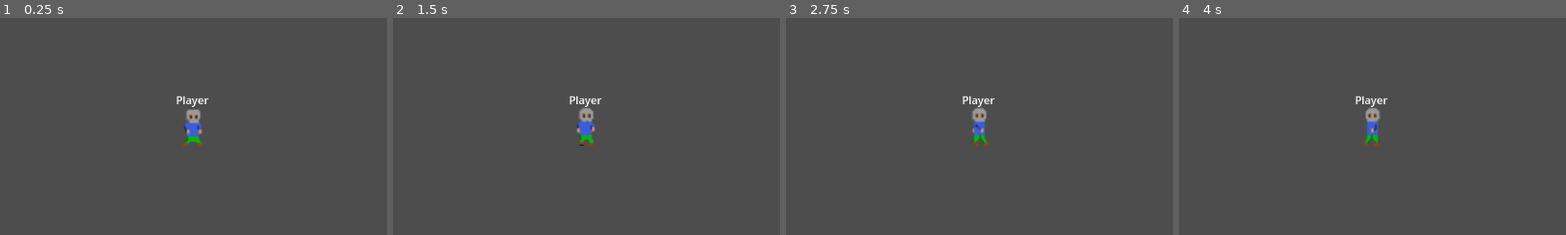
Above: before the commit, frames 1-4 (left to right).
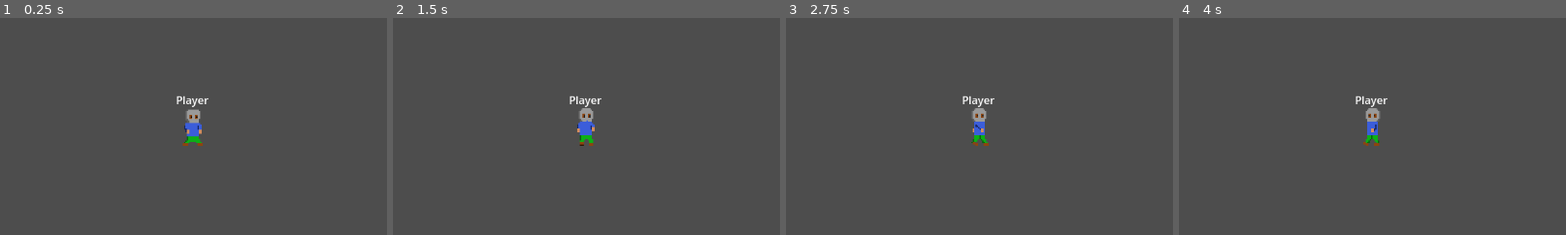
Above: after the commit, the same moments.

Repository: timjbruce/godotbitesized_player
Game: Godot game, scene res://Player/Player.tscn
Same seed, same stepped clock (60 frames per second), same inputs: the game is played once before the commit and once after it. The project has no main scene, so this scene is started directly.
Inputs:
- Up to frame 1 (0.25 s): no input
- Up to frame 2 (1.5 s): tap Enter at 0.5 s; hold Right (right) 0.53-1.28 s; tap Space at 1.25 s; hold Down (down) from 1.28 s (still down)
- Up to frame 3 (2.75 s): tap Enter at 2 s; release Down (down) at 2.03 s; hold Right (right) from 2.03 s (still down)
- Up to frame 4 (4 s): tap Space at 2.75 s; release Right (right) at 2.78 s; hold Up (up) 2.78-3.53 s; tap Enter at 3.5 s; hold Left (left) from 3.53 s (still down)
The pictures show only the part of the screen within x 25-75%, y 25-75%; the shares and areas given below are measured in that part.

The runs differ from the first frame. In frame 1, less than 0.1% of the frame differs, in the area x 47-53%, y 42-59%; in frame 2, 0.1%; in frame 3, 0.1%; in frame 4, 0.1%.

Commit message:
Added initialize to player, removed layers and masks. Also, fixed item with Texture Filter.

Diff:
--- a/Player/Player.tscn
+++ b/Player/Player.tscn
@@ -152,15 +152,16 @@
 size = Vector2(24, 57)
 
 [node name="Player" type="CharacterBody2D"]
+collision_layer = 0
+collision_mask = 0
 script = ExtResource("1_8g4oa")
 
 [node name="AnimatedSprite2D" type="AnimatedSprite2D" parent="."]
+texture_filter = 1
 position = Vector2(0, -1)
 scale = Vector2(2, 2)
 sprite_frames = SubResource("SpriteFrames_yifbt")
-animation = &"walk"
-frame = 2
-frame_progress = 0.29324782
+animation = &"down"
 
 [node name="CollisionShape2D" type="CollisionShape2D" parent="."]
 position = Vector2(2, 4.5)
--- a/Player/player.gd
+++ b/Player/player.gd
@@ -1,19 +1,29 @@
 extends CharacterBody2D
 class_name player_2d_body
 
-var SPEED = 600
+@export var speed: int = 600
+
+
+func initialize(inc_name: String, inc_speed: int, inc_layers: Array[int], inc_mask: Array[int]) -> void:
+	name = inc_name
+	speed = inc_speed
+	for layer in inc_layers:
+		set_collision_layer_value(layer, true)
+	for mask in inc_mask:
+		set_collision_mask_value(mask, true)
+
 
 func _process(_delta: float) -> void:
 	var x_direction: float = Input.get_axis("left", "right")
 	var y_direction: float = Input.get_axis("up", "down")
 	if x_direction:
-		velocity.x = x_direction * SPEED
+		velocity.x = x_direction * speed
 	else:
-		velocity.x = move_toward(velocity.x, 0, SPEED)
+		velocity.x = move_toward(velocity.x, 0, speed)
 	if y_direction:
-		velocity.y = y_direction * SPEED
+		velocity.y = y_direction * speed
 	else:
-		velocity.y = move_toward(velocity.y, 0, SPEED)
+		velocity.y = move_toward(velocity.y, 0, speed)
 
 	if velocity.x != 0:
 		$AnimatedSprite2D.animation = "walk"
--- a/project.godot
+++ b/project.godot
@@ -1,3 +1,11 @@
+; Engine configuration file.
+; It's best edited using the editor UI and not directly,
+; since the parameters that go here are not all obvious.
+;
+; Format:
+;   [section] ; section goes between []
+;   param=value ; assign values to parameters
+
 config_version=5
 
 [application]
Binary file added: readmeassets/build_2/2_unselect_all_layers_and_masks.png
Not shown, added: readmeassets/build_2/2_unselect_all_layers_and_masks.png.import
Not shown, changed: readme.MD
